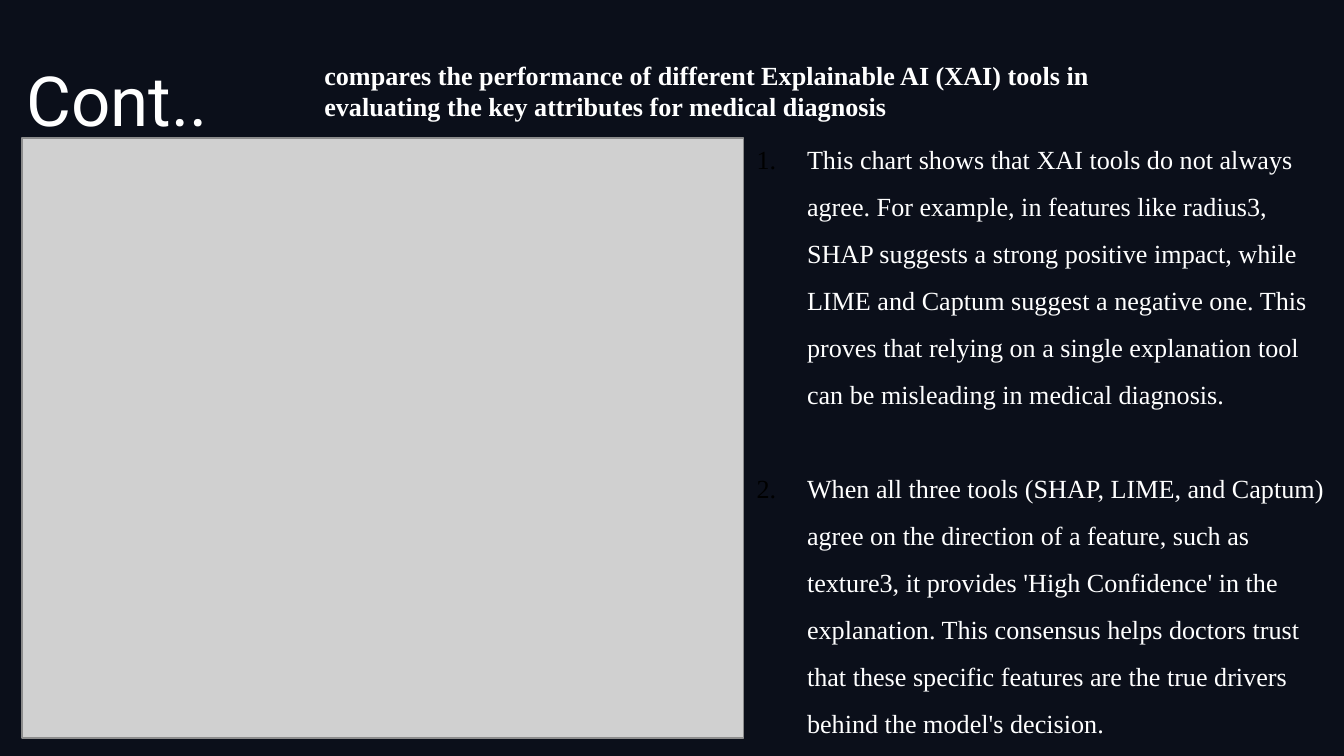
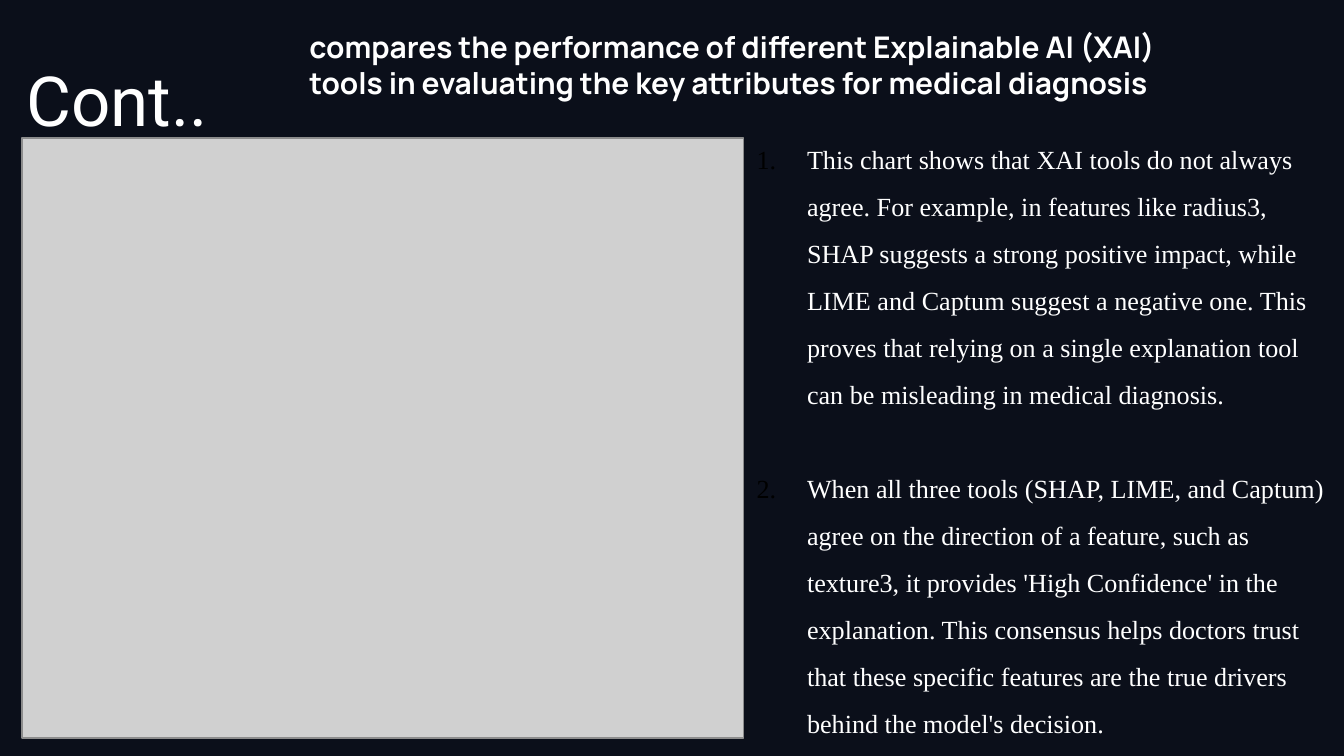
Before and after one commit to Anfal2004/XAI_M2, a slide deck: slide 5 of ST4CS_PPT.pptx. Drawn at 1344x756 pixels with LibreOffice and Linux fonts; fonts in the diff are those of the drawing; grey boxes stand for pictures; background and template pictures are left out. Boxes give left, top, right and bottom in pixels: in the first picture for what was removed or moved away, otherwise in the second. Text is boxed around its words. In the diff, an @@ line names an element or a change of style, - is before the commit and + after.

```diff
--- a/ST4CS_PPT.pptx
+++ b/ST4CS_PPT.pptx
@@ text "compares the performance of different ...": place and size @@
-text "compares the performance of different ..." at box(324, 66, 1089, 122)
+text "compares the performance of different ..." at box(309, 32, 1155, 102)
@@ text "compares the performance of different ..." at box(309, 32, 1155, 102): size 14 to 16 pt, font Times New Roman to Manrope @@
```
Also in this commit, not shown: 2 other slides changed, 3 slides added, 2 slides removed.
